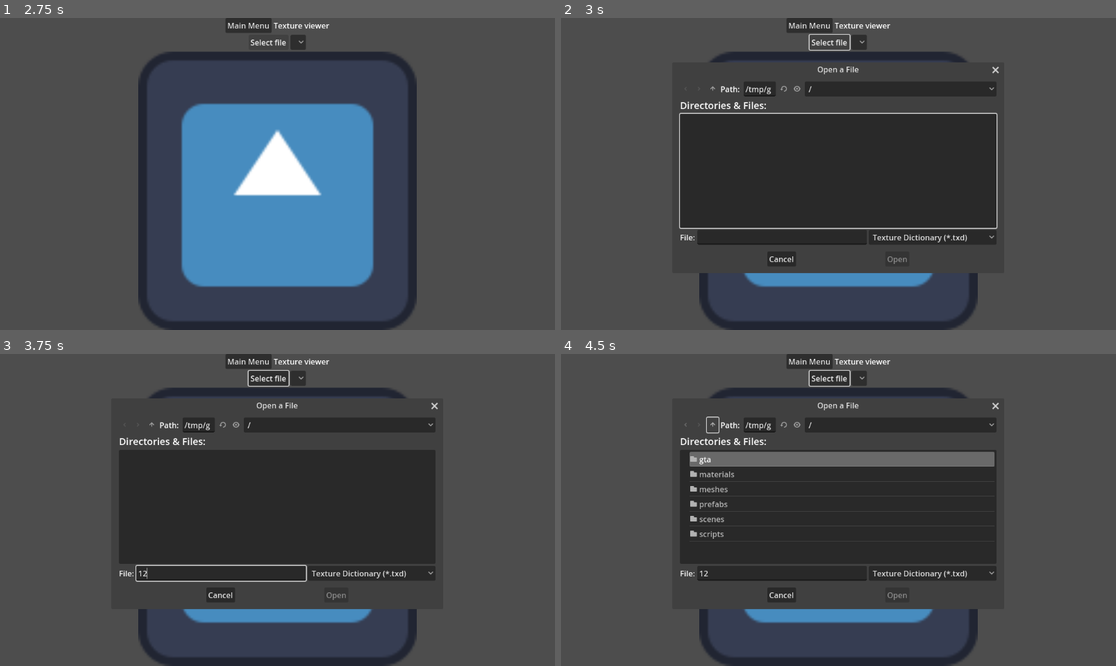
Above: before the commit, frames 1-4 (two rows, left to right).
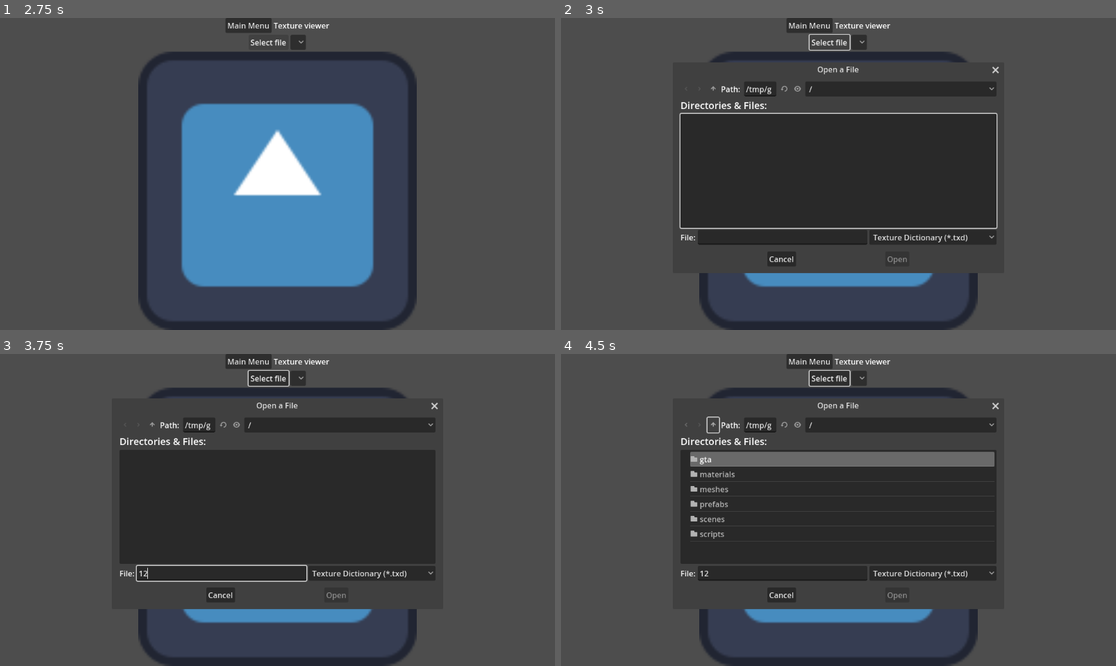
Above: after the commit, the same moments.

Repository: FOSS-Supremacy/OpenLiberty
Game: Godot game, scene res://startup.tscn
The game is run twice, just before and just after one commit, with the same random seed, the same clock (stepped at 60 frames per second) and the same inputs. The engine's default icon, where the game draws it, is replaced by a stand-in: a white triangle on a blue panel in a dark square.
Inputs (mouse positions are in pixels of both pictures, inside the frame that each line leads up to):
- Up to frame 1 (2.75 s): click "Map loader test" at 0.5 s; click "Main Menu" at 1.25 s; click "Texture viewer" at 2 s
- Up to frame 2 (3 s): click "Select file" at 2.75 s
- Up to frame 3 (3.75 s): click (222, 572) at 3.52 s; type "12" at 3.6 s
- Up to frame 4 (4.5 s): click (710, 425) at 4.25 s

Frame 1 is identical in both runs. In frame 2, 0.6% of the frame differs, in the area x 21-74%, y 21-73%; in frame 3, 0.5%; in frame 4, 0.8%, in the area x 21-74%, y 20-73%.
Error in both runs: Assertion failed: 7 (res://scripts/map_builder.gd:16)

Commit message:
Wha

Diff:
--- a/scenes/maptest/maptest.tscn
+++ b/scenes/maptest/maptest.tscn
@@ -42,21 +42,13 @@
 
 [node name="top_bar" type="HBoxContainer" parent="GUI/VBoxContainer"]
 layout_mode = 2
-offset_right = 222.0
-offset_bottom = 31.0
 alignment = 1
 
 [node name="to_menu" parent="GUI/VBoxContainer/top_bar" instance=ExtResource("2_butse")]
 layout_mode = 2
-offset_right = 96.0
-offset_bottom = 31.0
 
 [node name="Label" type="Label" parent="GUI/VBoxContainer/top_bar"]
 layout_mode = 2
-offset_left = 100.0
-offset_top = 2.0
-offset_right = 222.0
-offset_bottom = 28.0
 text = "Map loader test"
 
 [node name="Label" type="Label" parent="GUI"]
